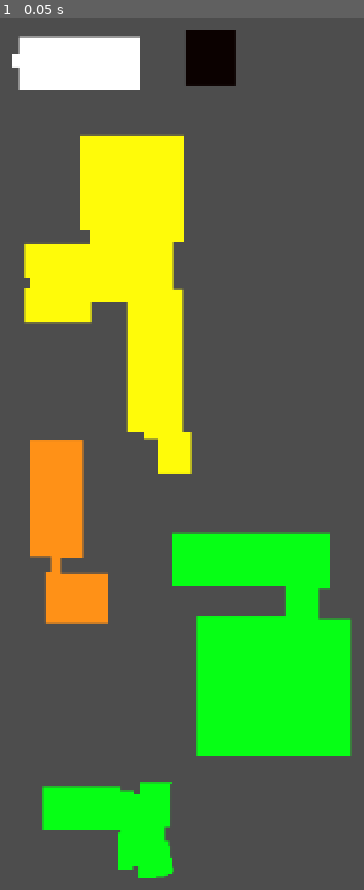
Above: before the commit, frame 1.
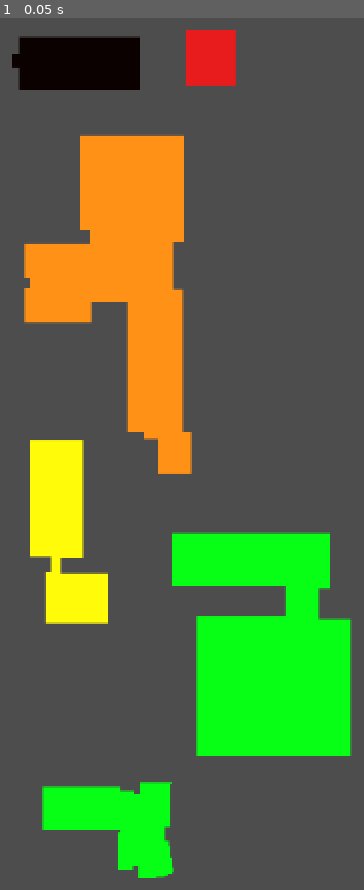
Above: after the commit, the same moment.

Repository: Spidermatou/The-Schu-Man
Game: Godot game, scene res://scenes/campus/campus.tscn
Two runs of this game, one before a commit and one after it. Both use one fixed random seed, a clock stepped at 60 frames per second and the inputs below. The project has no main scene, so this scene is started directly.
Inputs:
- Up to frame 1 (0.05 s): no input

The runs differ from the first frame. In frame 1, 16% of the frame differs, in the area x 3-65%, y 1-70%.

Commit message:
Modified campus.gd (Added RED color)

Diff:
--- a/The Schu-Man/scenes/campus/campus.gd
+++ b/The Schu-Man/scenes/campus/campus.gd
@@ -18,12 +18,13 @@
 
 #-------------------------------------------------------------------------------
 
-enum colors {BLACK, YELLOW, ORANGE, GREEN}
+enum colors {BLACK, RED, ORANGE, YELLOW, GREEN}
 
 var colorsHex: Dictionary = {
 	colors.BLACK: "0b0100",
+	colors.RED: "e81c1c",
+	colors.ORANGE: "ff9117",
 	colors.YELLOW: "fffb09",
-	colors.ORANGE: "ff9117",
 	colors.GREEN: "06ff15",
 }
 
@@ -31,6 +32,10 @@
 
 func increaseHealth(building: buildings, value: int):
 	buildingsHealth[building] += value
+
+	if buildingsHealth[building] > 100:
+		buildingsHealth[building] = 100
+
 	checkBuildingsHealth()
 
 func decreaseHealth(building: buildings, value: int):
@@ -39,13 +44,11 @@
 
 func increaseAllHealth(value: int):
 	for building in buildings.values():
-		buildingsHealth[building] += value
-		checkBuildingsHealth()
+		increaseHealth(building, value)
 
 func decreaseAllHealth(value: int):
 	for building in buildings.values():
-		buildingsHealth[building] -= value
-		checkBuildingsHealth()
+		decreaseHealth(building, value)
 
 #-------------------------------------------------------------------------------
 
@@ -54,16 +57,17 @@
 		var health: int = buildingsHealth[building]
 
 		if health <= 0:
+			updateBuildingColor(building, colors.BLACK)
 			ruinedBuilding.emit(building)
 
 		elif health > 0 && health <= 20:
-			updateBuildingColor(building, colors.BLACK)
+			updateBuildingColor(building, colors.RED)
 
 		elif health > 20 && health <= 40:
-			updateBuildingColor(building, colors.YELLOW)
+			updateBuildingColor(building, colors.ORANGE)
 
 		elif health > 40 && health <= 70:
-			updateBuildingColor(building, colors.ORANGE)
+			updateBuildingColor(building, colors.YELLOW)
 
 		else:
 			updateBuildingColor(building, colors.GREEN)
